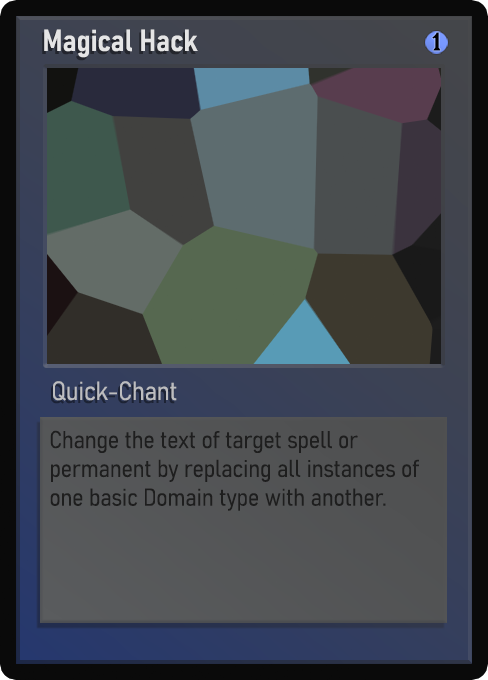
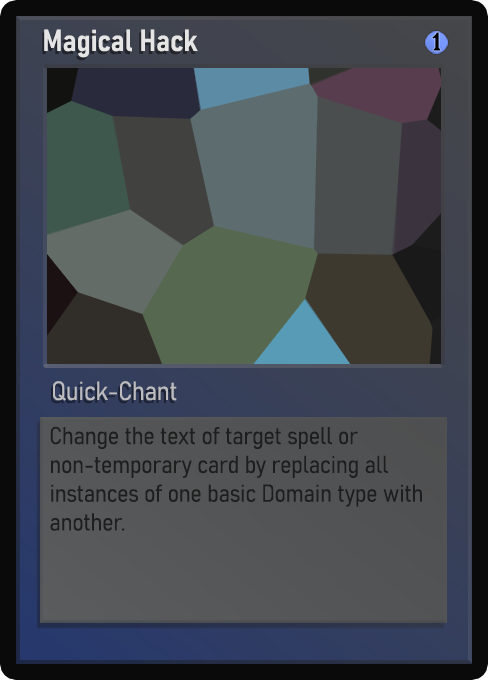
Comparing the layer stacks of the two w=488, h=680 images. Changes:
painted on "Desc_norm" over [50, 426, 422, 531]
